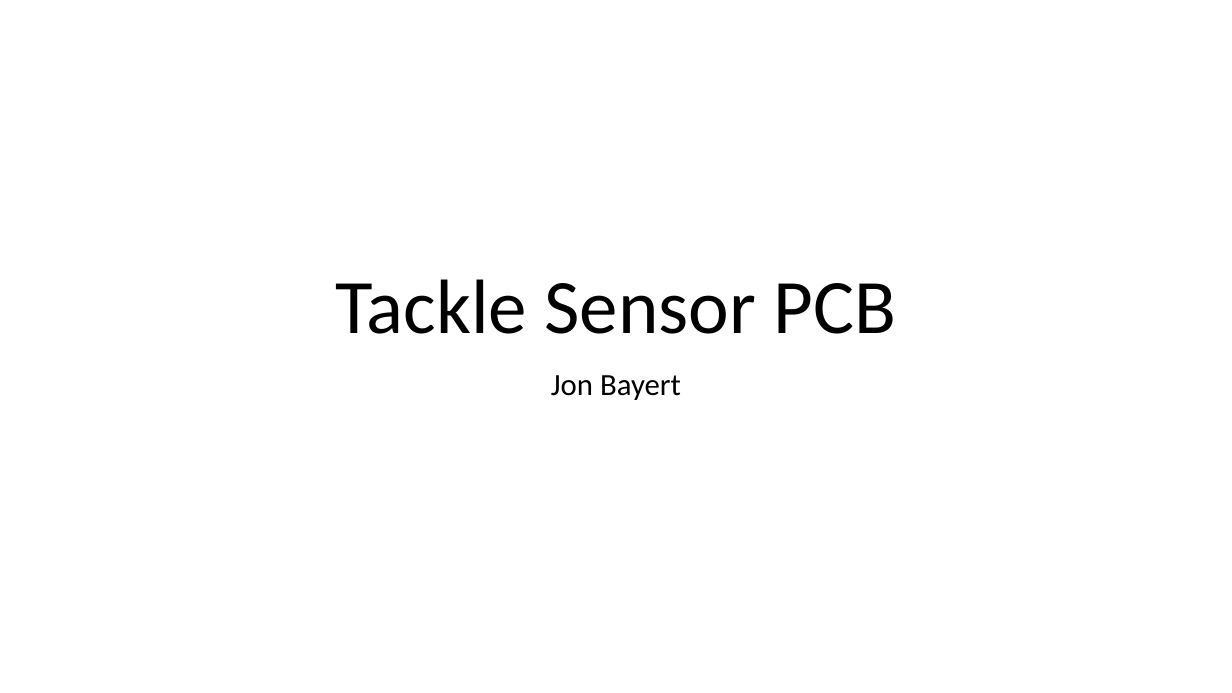
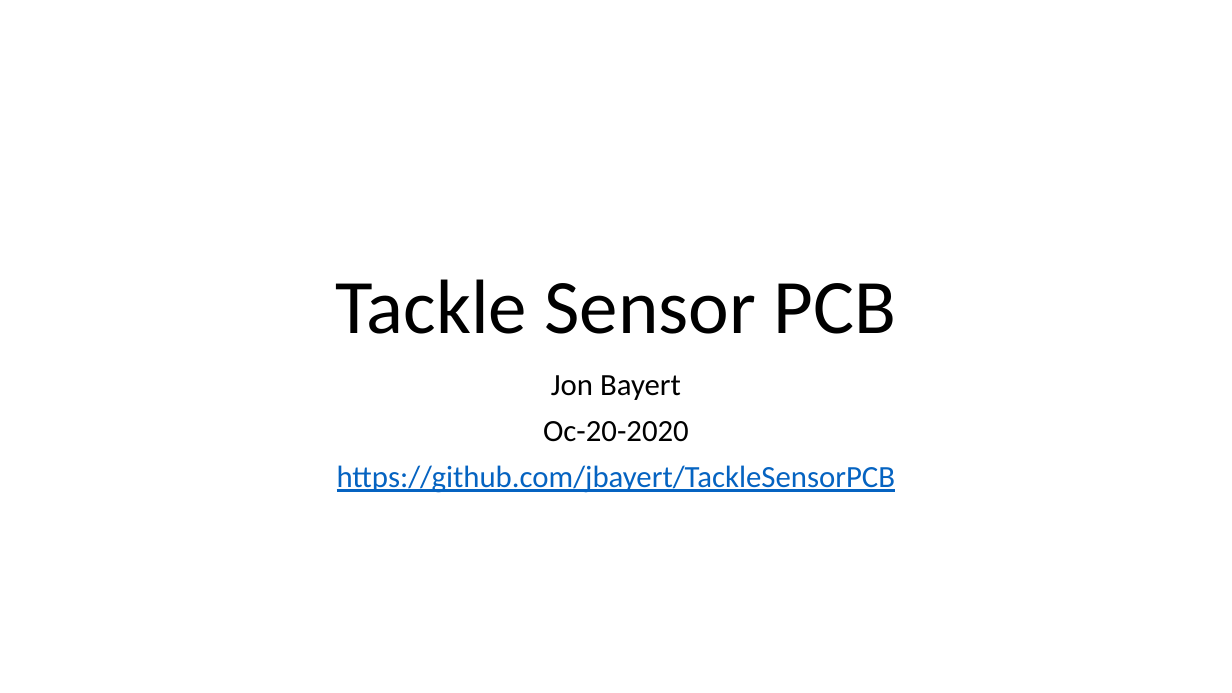
Before and after one commit to jbayert/TackleSensorPCB, a slide deck: slide 1 of docs/Tackle Sensor PCB.pptx. Drawn at 1232x693 pixels with LibreOffice and Linux fonts; fonts in the diff are those of the drawing. Boxes give left, top, right and bottom in pixels: in the first picture for what was removed or moved away, otherwise in the second. Text is boxed around its words. In the diff, an @@ line names an element or a change of style, - is before the commit and + after.

```diff
--- a/docs/Tackle Sensor PCB.pptx
+++ b/docs/Tackle Sensor PCB.pptx
@@ subtitle at [337,421,896,493]: paragraphs added @@
+Oc-20-2020
+https://github.com/jbayert/TackleSensorPCB
```
